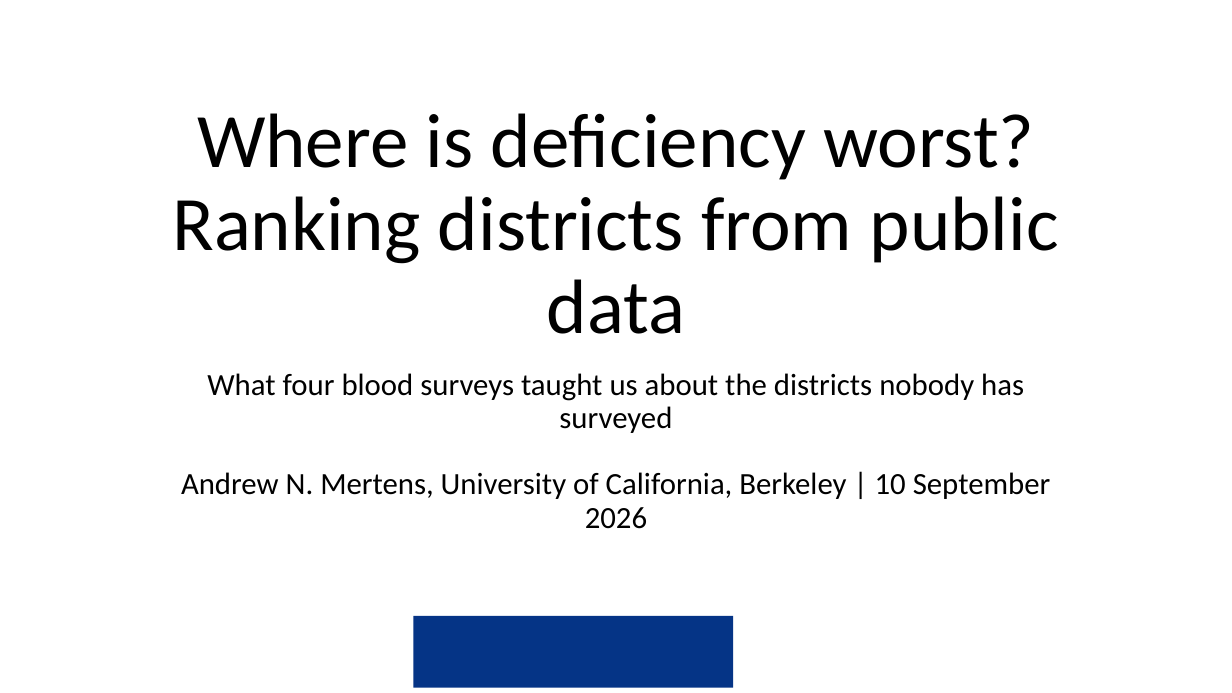
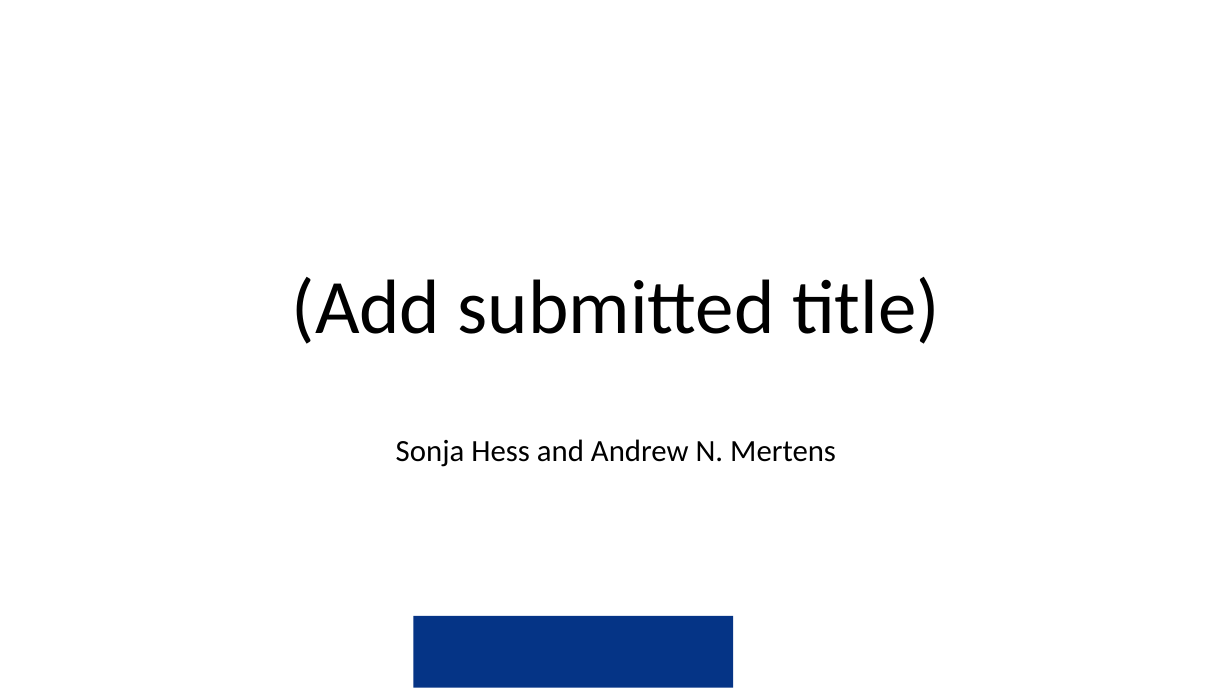
Before and after one commit to amertens/mn-prediction, a slide deck: slide 1 of docs/slides/MN-proxy-policy-deck-2026-09.pptx. Drawn at 1232x693 pixels with LibreOffice and Linux fonts; fonts in the diff are those of the drawing; background and template pictures are left out. Boxes give left, top, right and bottom in pixels: in the first picture for what was removed or moved away, otherwise in the second. Text is boxed around its words. In the diff, an @@ line names an element or a change of style, - is before the commit and + after.

```diff
--- a/docs/slides/MN-proxy-policy-deck-2026-09.pptx
+++ b/docs/slides/MN-proxy-policy-deck-2026-09.pptx
@@ title at box(292, 277, 940, 344): text changed @@
-Where is deficiency worst? Ranking districts from public data
+(Add submitted title)
@@ subtitle at box(396, 439, 836, 467): text changed @@
-What four blood surveys taught us about the districts nobody has surveyed
-Andrew N. Mertens, University of California, Berkeley | 10 September 2026
+Sonja Hess and Andrew N. Mertens
```
Also in this commit, not shown: 3 other slides changed, 4 other files.
